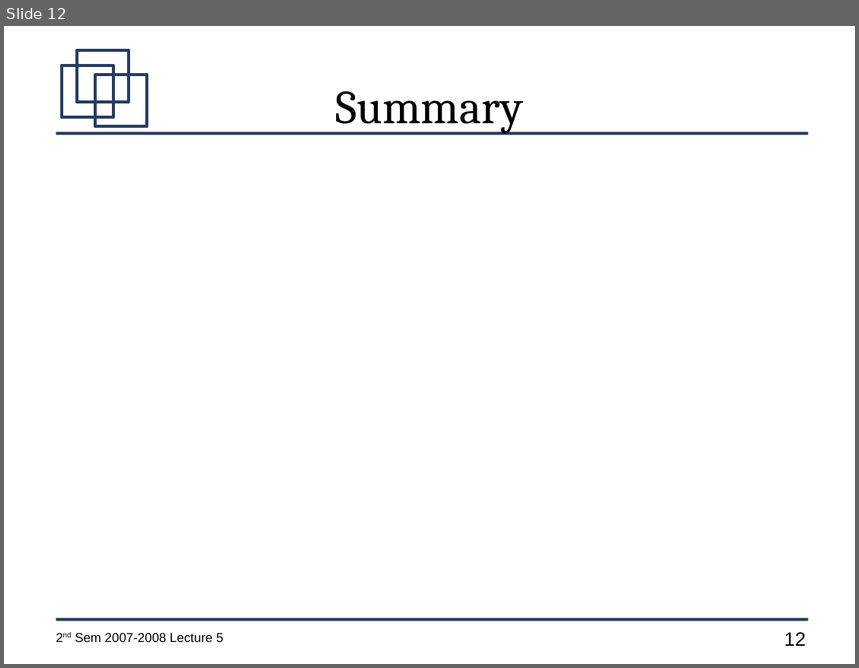
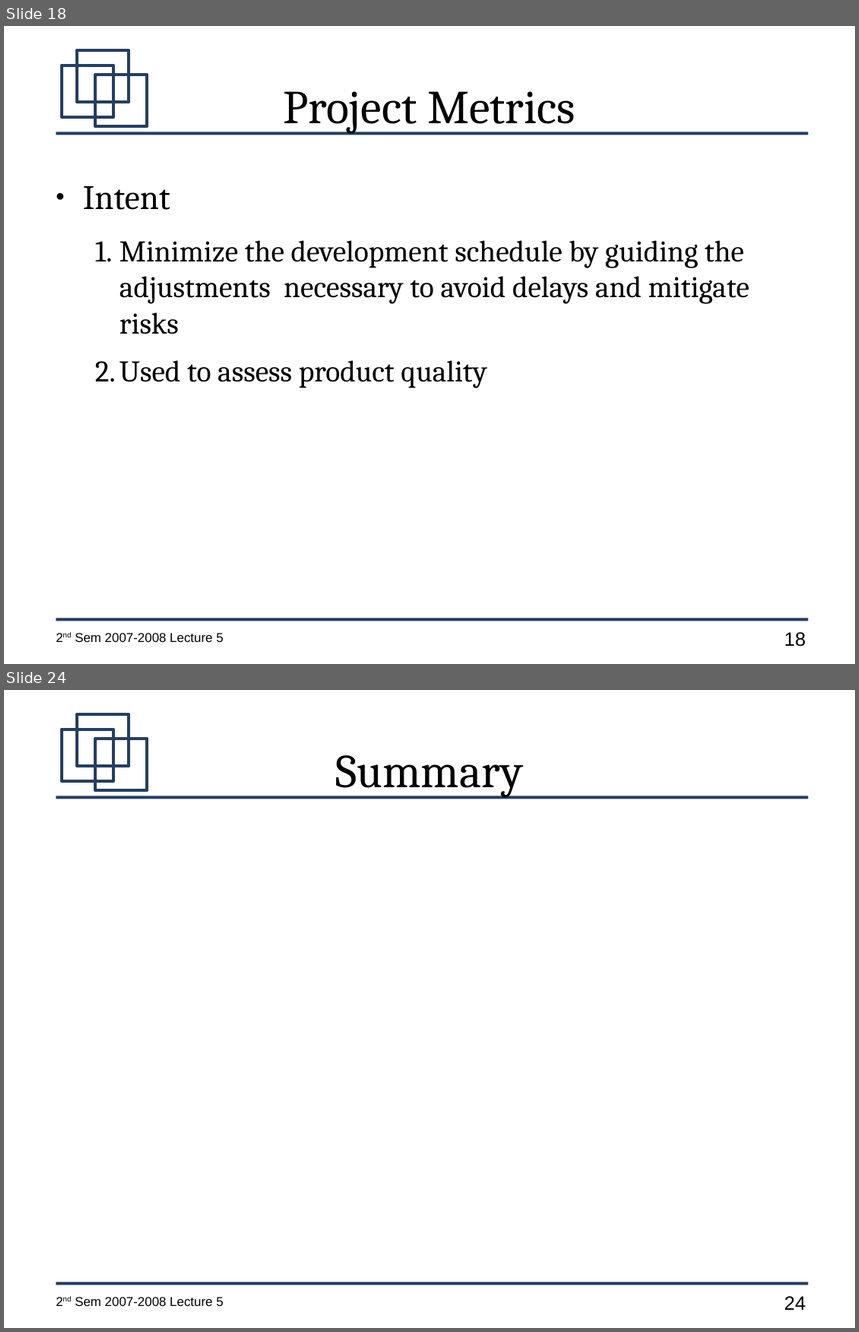
Before and after one commit to jachermocilla/jach-homepage, a slide deck: CMSC128-2nd-Sem-2007-L5.odp. Shown one above the other, each under a label of ours: slide 12 before the commit, slides 18 and 24 after it; the slides between them are not shown. The pictures are 859x668 and 859x1332 pixels, drawn with LibreOffice and Linux fonts; fonts in the diff are those of the drawing. Boxes give left, top, right and bottom in pixels: in the first picture for what was removed or moved away, otherwise in the second. Text is boxed around its words. In the diff, an @@ line names an element or a change of style, - is before the commit and + after.

```diff
--- a/CMSC128-2nd-Sem-2007-L5.odp
+++ b/CMSC128-2nd-Sem-2007-L5.odp
@@ slide 18 added at <box>4,26,855,664</box>, background #FFFFFF; not listed: 7 template elements that a slide beside it also shows @@
@@ title added at <box>283,91,576,134</box>, 44 pt, text #000000 @@
+Project Metrics
@@ text added at <box>83,186,750,389</box>, 28 pt, text #000000 @@
+● Intent
+  1. Minimize the development schedule by guiding the adjustments necessary to avoid delays and mitigate risks
+  2. Used to assess product quality
@@ what was slide 12 is now slide 24 @@
@@ page number at <box>785,1296,806,1310</box>: text changed @@
-12
+24
```
Also in this commit, not shown: 4 slides changed, 11 other slides added.
